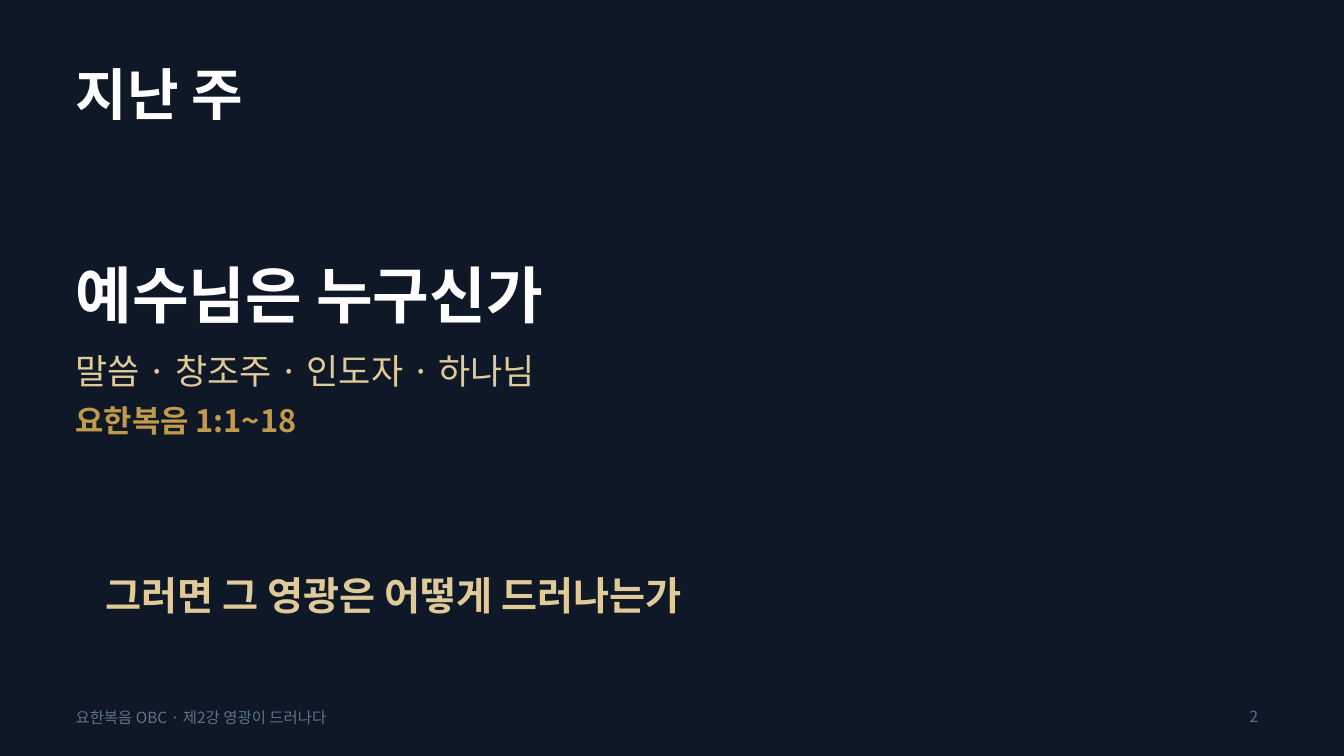
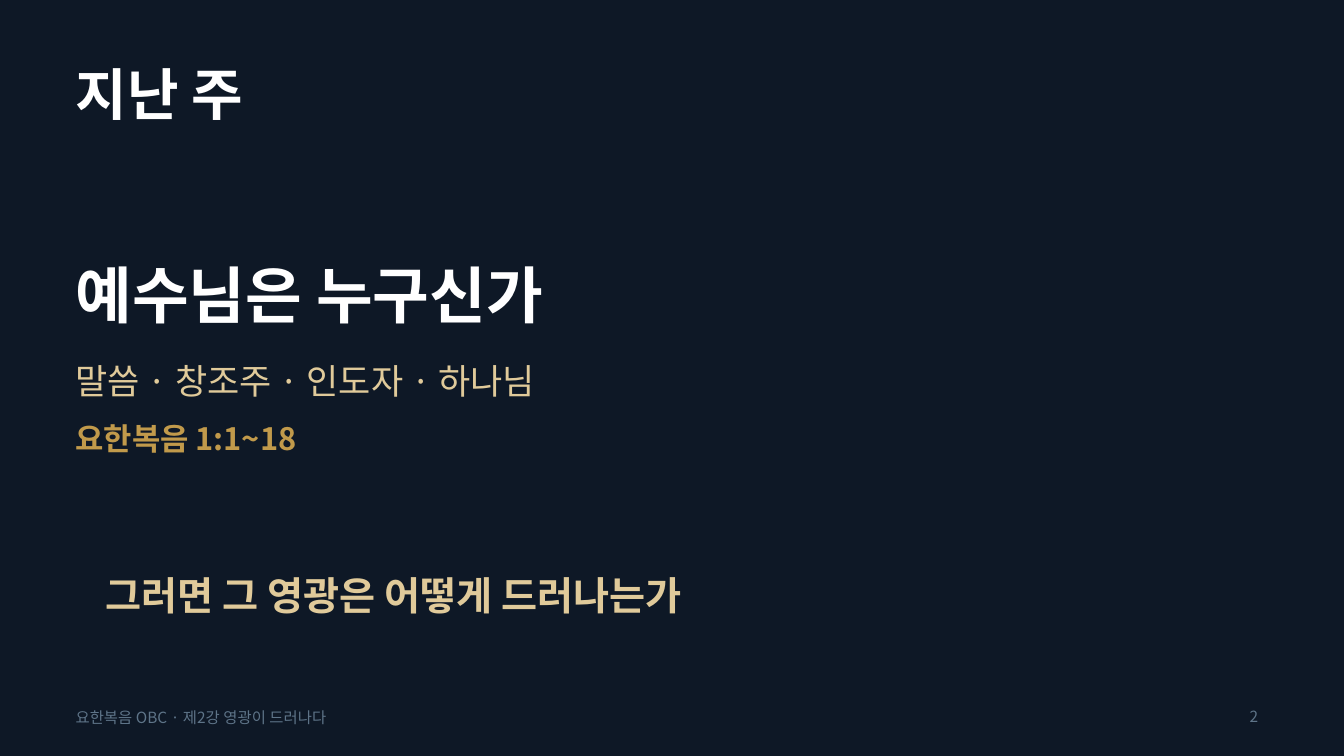
Before and after one commit to mio-modu/bible_GospelofJohn, a slide deck: slide 2 of dist/요한복음_2강_영광이_드러나다.pptx. Drawn at 1344x756 pixels with LibreOffice and Linux fonts; fonts in the diff are those of the drawing. Boxes give left, top, right and bottom in pixels: in the first picture for what was removed or moved away, otherwise in the second. Text is boxed around its words. In the diff, an @@ line names an element or a change of style, - is before the commit and + after.

```diff
--- a/dist/요한복음_2강_영광이_드러나다.pptx
+++ b/dist/요한복음_2강_영광이_드러나다.pptx
@@ text "말씀 · 창조주 · 인도자 ...": place and size @@
-text "말씀 · 창조주 · 인도자 ..." at bbox=[76, 355, 535, 387]
+text "말씀 · 창조주 · 인도자 ..." at bbox=[76, 365, 535, 397]
@@ text "요한복음 1:1~18": place and size @@
-text "요한복음 1:1~18" at bbox=[76, 406, 297, 435]
+text "요한복음 1:1~18" at bbox=[76, 424, 297, 453]
```
Also in this commit, not shown: 10 other slides changed, 15 other files.
